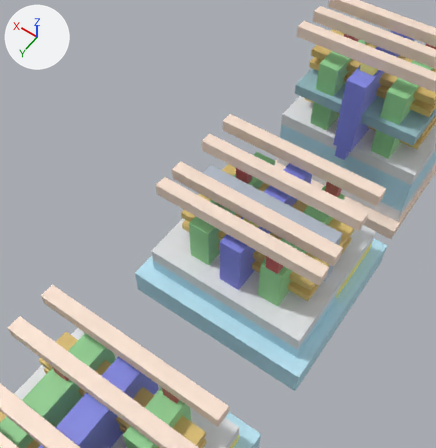
Renders of the glTF model models/show_cmp.glb from each side of a commit.
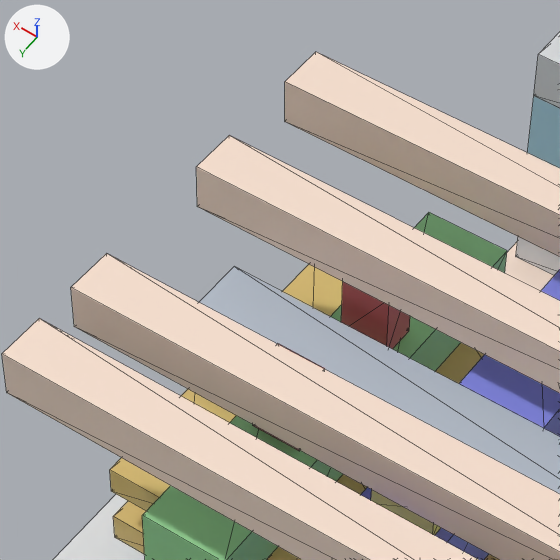
Each version is shown from a camera (50 mm lens) standing at (-108.7, 153.7, 316.3) and looking at (18.4, -24.2, 36.8), then close up on the part from 36% to 66% of the width and 23% to 52% of the height. Lighting does not change. The marker at upper left points along +X, +Y and +Z. The first two pictures are the older version. The close-ups show mesh edges as thin lines.

Objects in the first close-up: 'show_cfet_pwell', 'show_fs_fox', 'show_fs_m0_gnd', 'show_fs_m0_in', 'show_fs_m0_out', 'show_fs_m0_vdd', 'show_fs_md_out', 'show_fs_n_ws2', 'show_fs_p_ws2', 'show_fs_po', 'show_fs_vd_out', 'show_fs_wall' and 8 more.
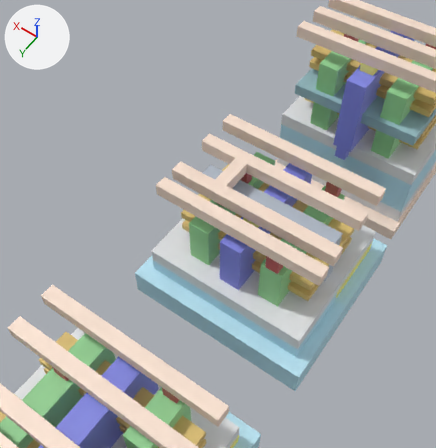
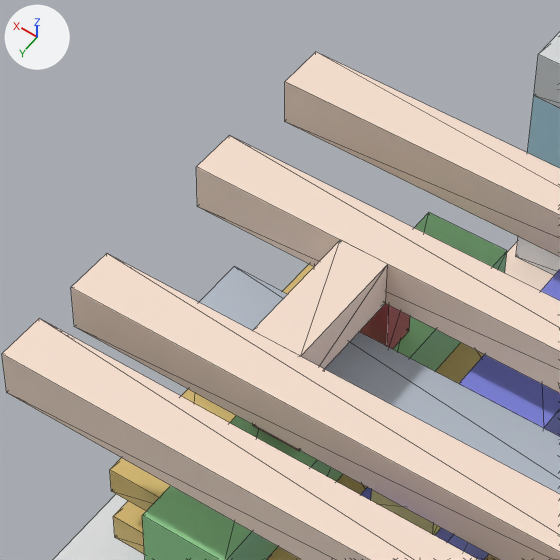
Where the change shows, as pixel boxes (x1, y1, x2, y2) in the close-ups (560 x 560 px):
'show_fs_m0_out_jog', added (beige): after (253, 240, 388, 369)
'show_fs_p_ws2', unchanged, covered by the edit: before (282, 264, 343, 316); after (282, 264, 314, 294)

What the commit changed:
Mesh me_show_fs_m0_out_jog__m0 is new.
It is a box spanning x 21.0..29.0, y -57.0..-36.0, z 50.0..58.0.
It uses material mat_metal_0 (beige #f9e2d1).
Object 'show_fs_m0_out_jog' (ob_show_fs_m0_out_jog) is new; it shows me_show_fs_m0_out_jog__m0.
Its location is (0.0, 0.0, 0.0).
